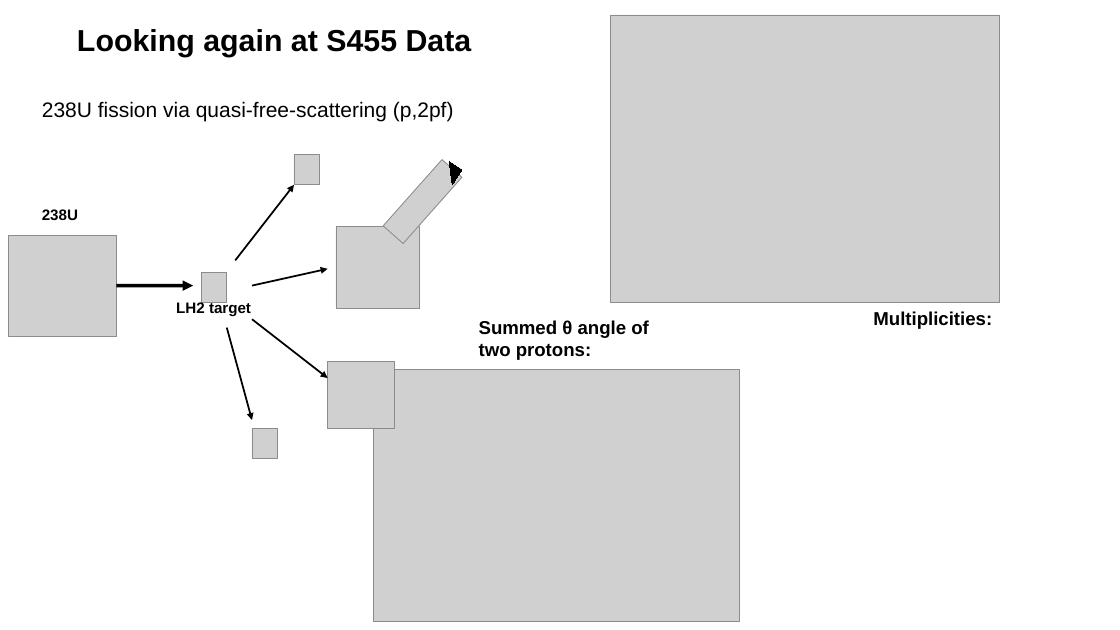
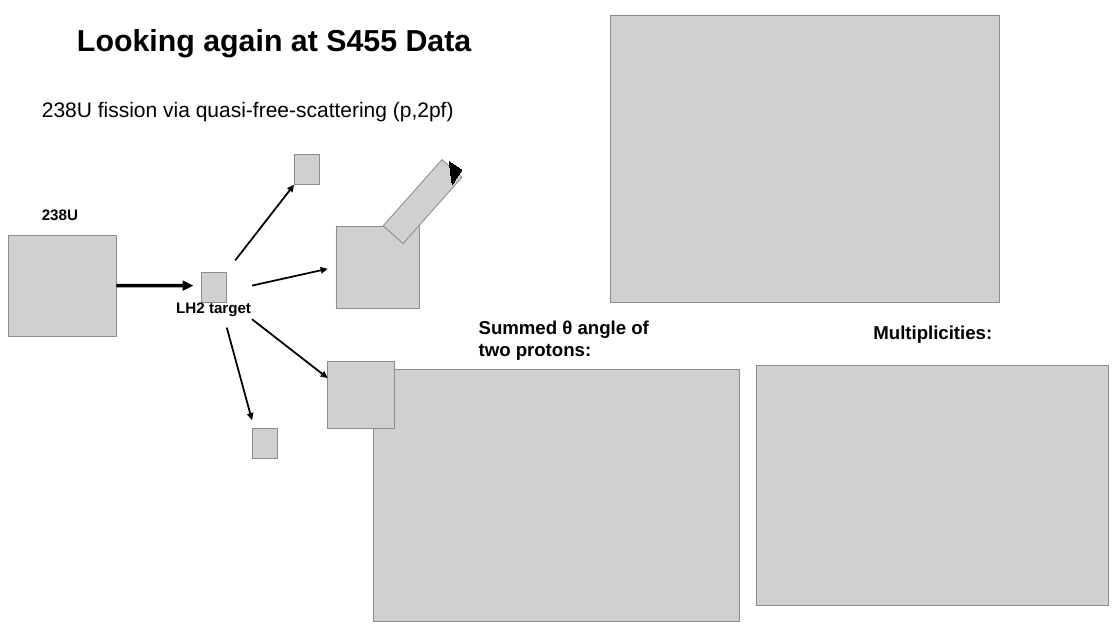
Before and after one commit to jenegger/unpacking_docu, a slide deck: slide 10 of time_stitching_pres.odp. Drawn at 1120x630 pixels with LibreOffice and Linux fonts; fonts in the diff are those of the drawing; grey boxes stand for pictures; background and template pictures are left out. Boxes give left, top, right and bottom in pixels: in the first picture for what was removed or moved away, otherwise in the second. Text is boxed around its words. In the diff, an @@ line names an element or a change of style, - is before the commit and + after.

```diff
--- a/time_stitching_pres.odp
+++ b/time_stitching_pres.odp
@@ text "Multiplicities:": place and size @@
-text "Multiplicities:" at (873, 311, 992, 329)
+text "Multiplicities:" at (873, 325, 992, 343)
@@ picture added at (756, 365, 1109, 606) @@
```
Also in this commit, not shown: 3 other slides changed, 1 slide added, 2 other files.
